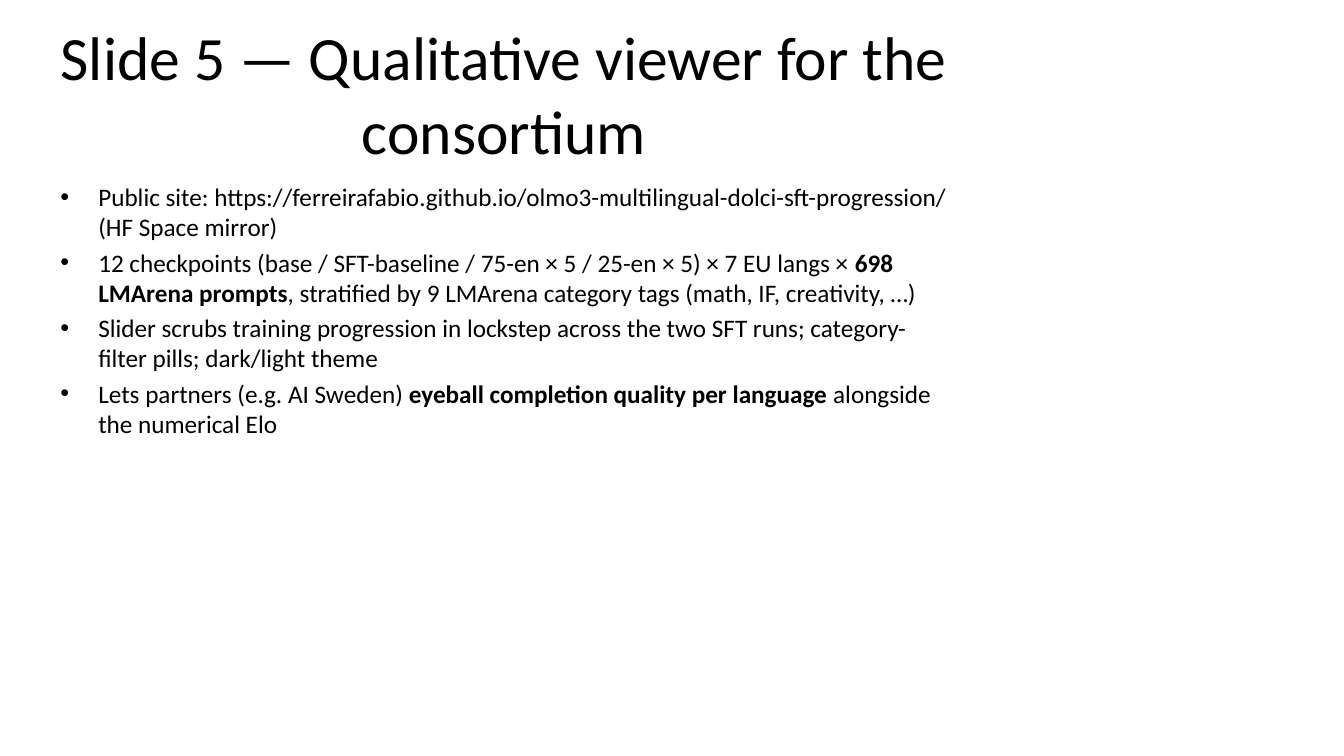
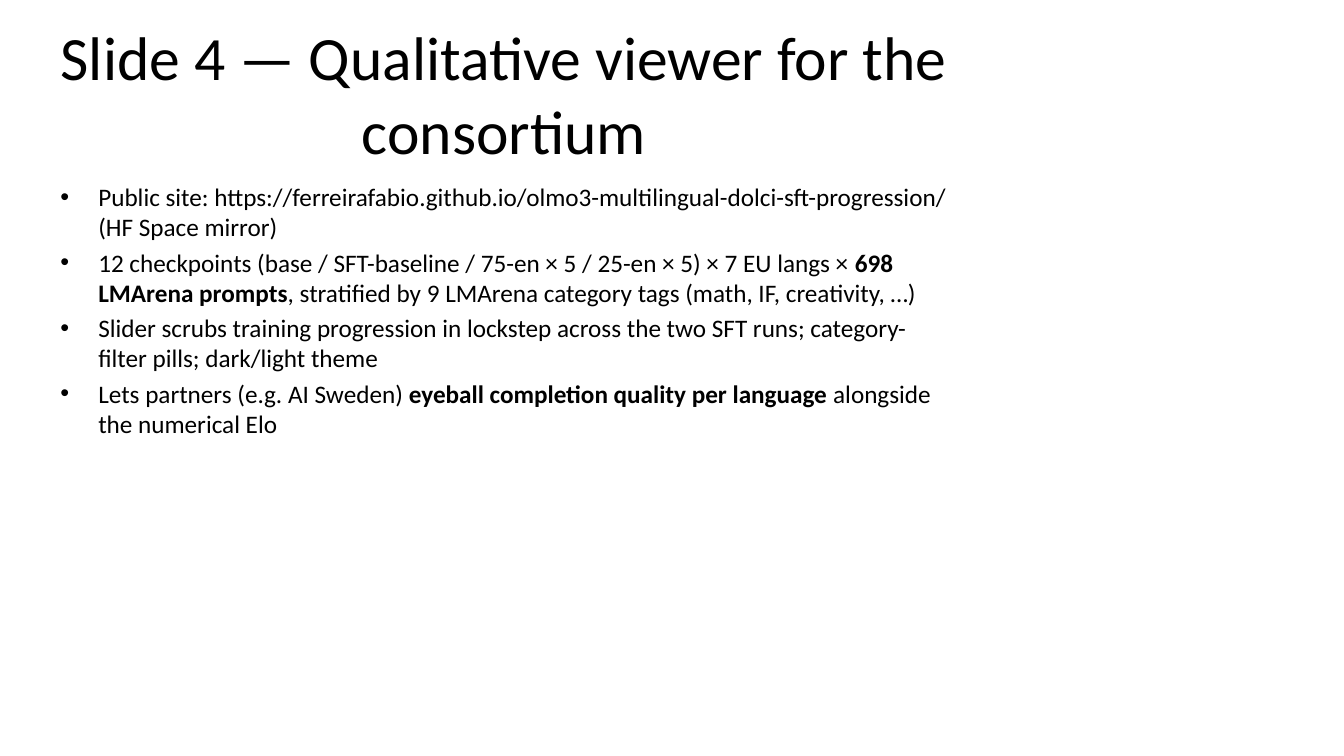
Before and after one commit to ferreirafabio/open-instruct, a slide deck: slide 5 of oellm/meetings/llms4eu_wp4/2026-04-28.pptx (slide 6 before the commit). Drawn at 1344x756 pixels with LibreOffice and Linux fonts; fonts in the diff are those of the drawing. Boxes give left, top, right and bottom in pixels: in the first picture for what was removed or moved away, otherwise in the second. Text is boxed around its words. In the diff, an @@ line names an element or a change of style, - is before the commit and + after.

```diff
--- a/oellm/meetings/llms4eu_wp4/2026-04-28.pptx
+++ b/oellm/meetings/llms4eu_wp4/2026-04-28.pptx
@@ title at bbox=[61, 37, 946, 155]: text changed @@
-Slide 5 — Qualitative viewer for the consortium
+Slide 4 — Qualitative viewer for the consortium
```
Also in this commit, not shown: 5 other slides changed, 1 slide removed, 1 other file.
